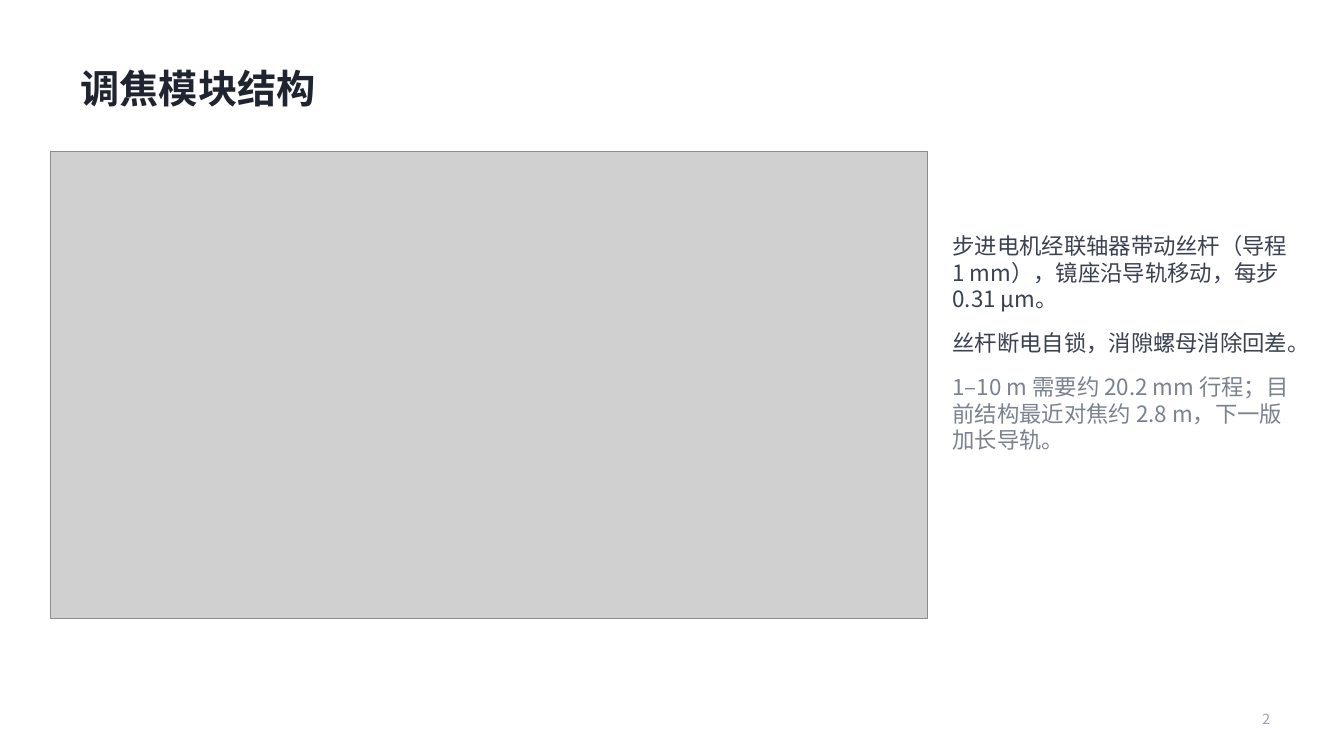
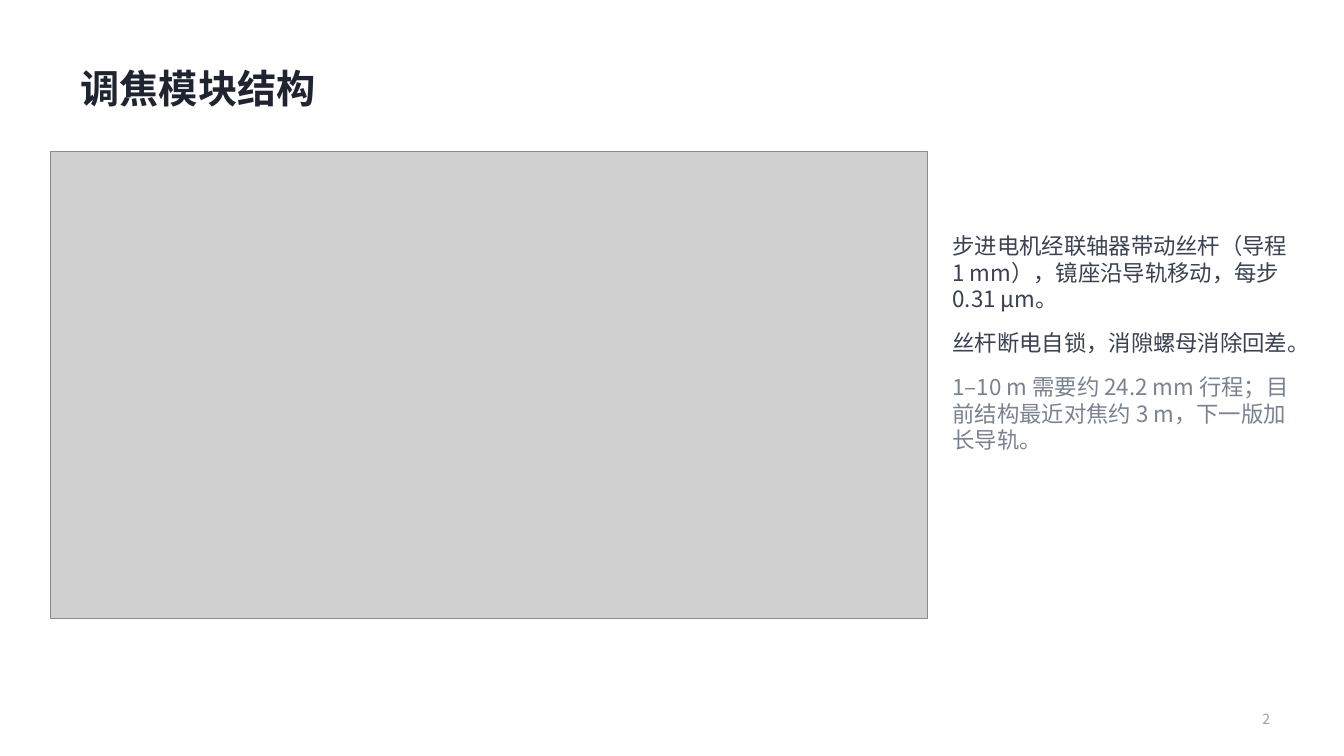
Before and after one commit to bhjtyy271402568-del/jiguangdongtaijujiao, a slide deck: slide 2 of 设计/汇报/动态聚焦系统汇报_v1.pptx. Drawn at 1344x756 pixels with LibreOffice and Linux fonts; fonts in the diff are those of the drawing; grey boxes stand for pictures. Boxes give left, top, right and bottom in pixels: in the first picture for what was removed or moved away, otherwise in the second. Text is boxed around its words. In the diff, an @@ line names an element or a change of style, - is before the commit and + after.

```diff
--- a/设计/汇报/动态聚焦系统汇报_v1.pptx
+++ b/设计/汇报/动态聚焦系统汇报_v1.pptx
@@ text at <box>953,376,1288,450</box>: text changed @@
-1–10 m 需要约 20.2 mm 行程；目前结构最近对焦约 2.8 m，下一版加长导轨。
+1–10 m 需要约 24.2 mm 行程；目前结构最近对焦约 3 m，下一版加长导轨。
```
Also in this commit, not shown: 7 other files.
